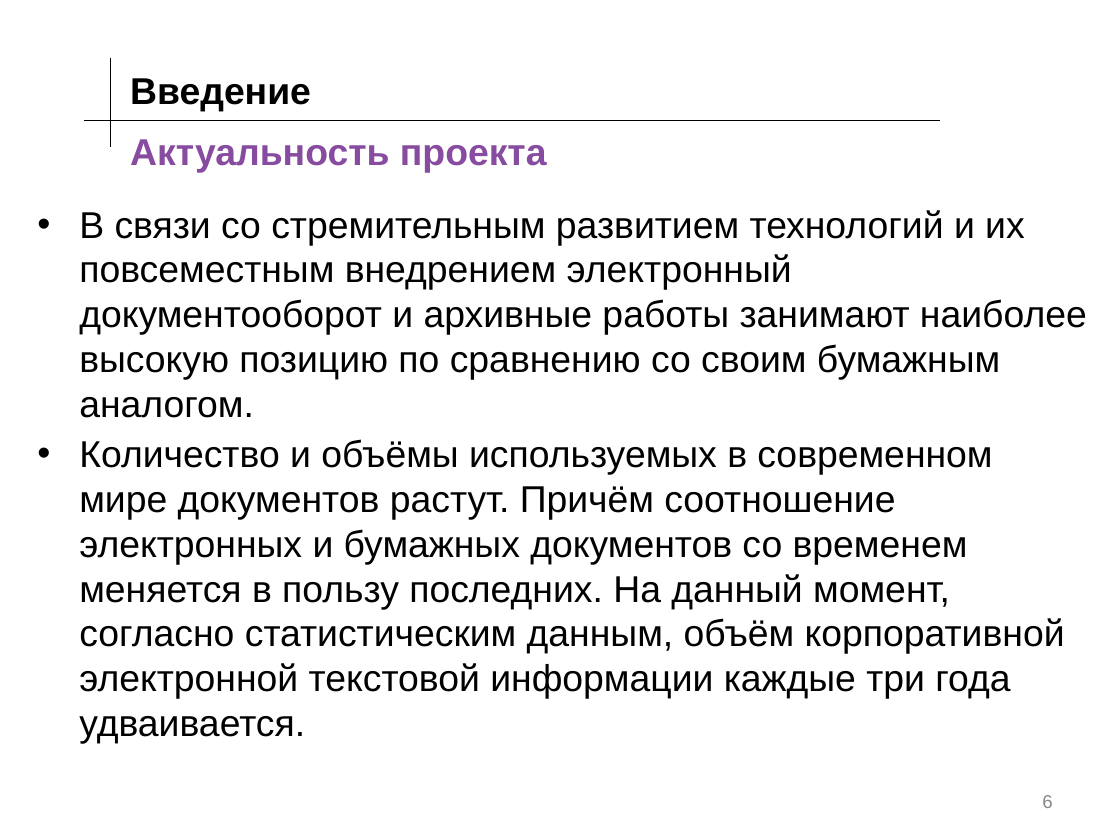
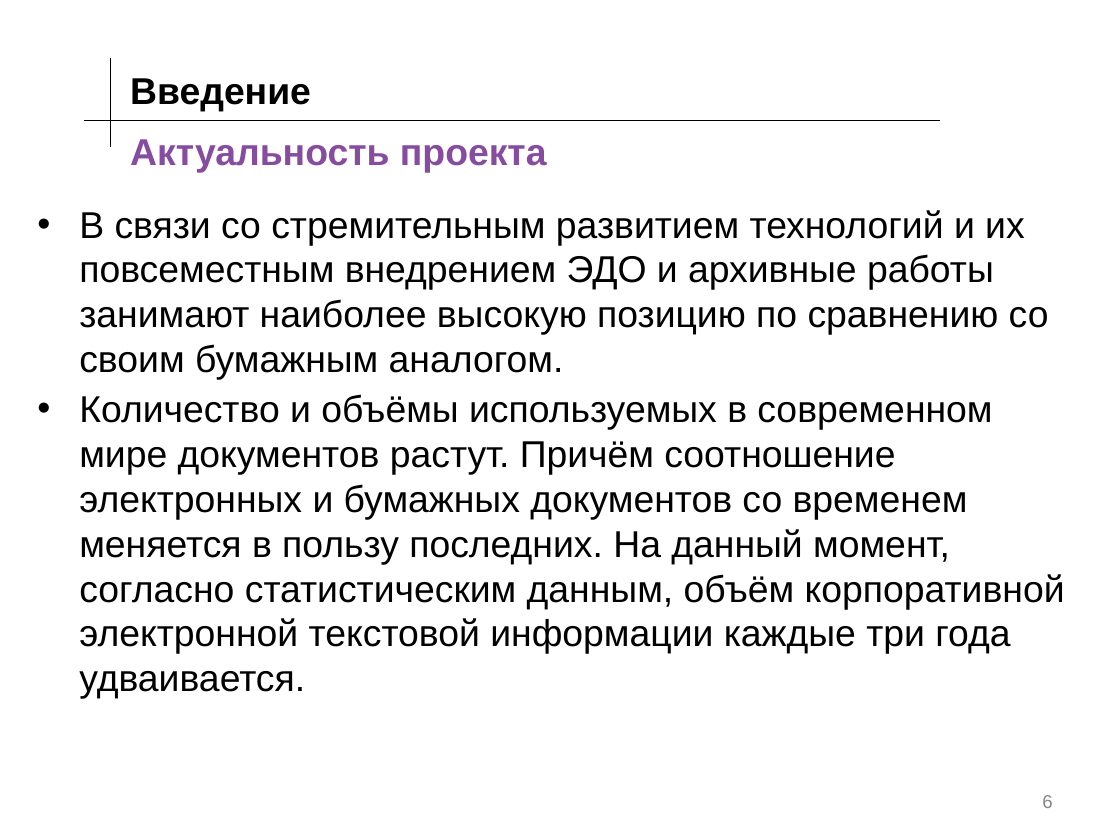
Before and after one commit to KnopaEl/Project, a slide deck: slide 6 of ПД(171-341).pptx. Drawn at 1120x840 pixels with LibreOffice and Linux fonts; fonts in the diff are those of the drawing; background and template pictures are left out. Boxes give left, top, right and bottom in pixels: in the first picture for what was removed or moved away, otherwise in the second. Text is boxed around its words. In the diff, an @@ line names an element or a change of style, - is before the commit and + after.

```diff
--- a/ПД(171-341).pptx
+++ b/ПД(171-341).pptx
@@ text at (79,210,1049,380): text changed @@
-• В связи со стремительным развитием технологий и их повсеместным внедрением электронный документооборот и архивные работы занимают наиболее высокую позицию по сравнению со своим бумажным аналогом.
+• В связи со стремительным развитием технологий и их повсеместным внедрением ЭДО и архивные работы занимают наиболее высокую позицию по сравнению со своим бумажным аналогом.
```
Also in this commit, not shown: 16 other slides changed, 2 slides removed.
